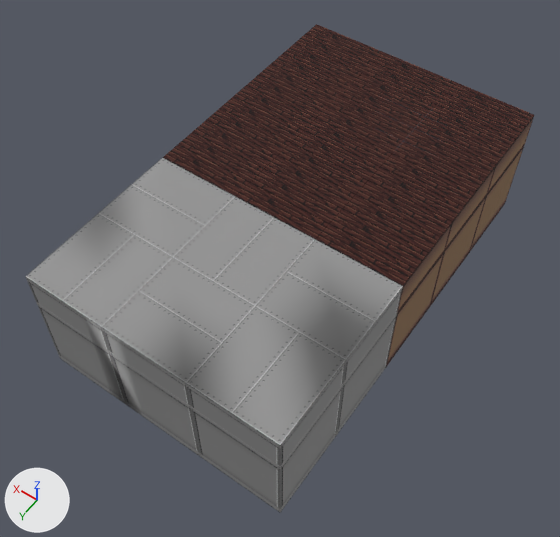
Renders of the OBJ model Art Assets/Models/treasury.obj from each side of a commit.
Camera for both pictures: a camera (50 mm lens) standing at (-3.35, 14.1, 9.49) and looking at (0.66, 8.48, 0.66). Arrows for +X, +Y and +Z are at lower left; the lights stay in place. The older version comes first. Where no turn or scale is listed for an object, it has been applied to the vertices. Vertices at exactly the same position are counted once.
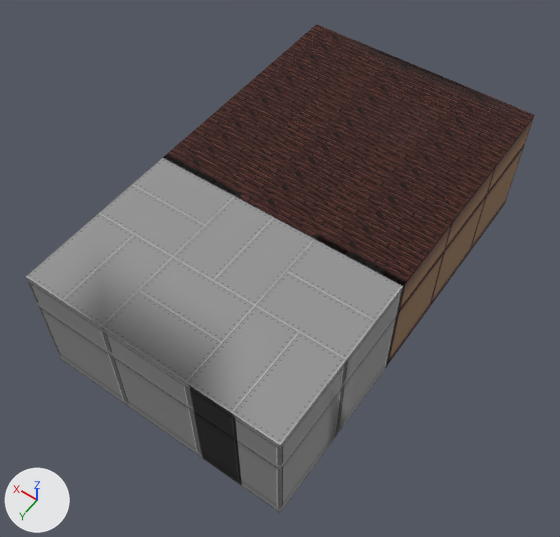
The change in detail:
me_default is used by ob_default; location (0.0, 0.0, 0.0).
me_default had 190 vertices, 310 faces and spanned x -1.28..2.56, y 4.8..11.2, z 0.0..1.92.
me_default now has 234 vertices, 386 faces and spans x -1.28..2.56, y 4.8..11.2, z 0.0..1.92.
me_default part 1: a new loose piece of 20 vertices spanning x 1.23..2.55, y 8.56..8.64, z 0.0..1.92, in mat_0.
Part 2, on me_default:
12 vertices are added at x -1.28..0.04, y 8.56..11.2, z 0.0.
12 new vertices lie (0.0, 0.0, 1.92) away from vertices in x -1.28..0.04, y 8.56..11.2, z 0.0.
40 new faces join them, mat_0.

Pixel boxes [x1, y1, x2, y2] of what changed, in the pictures (560 x 537 px):
part 1 of me_default, added
    after: [164, 155, 242, 198]
part 2 of me_default, added
    after: [189, 234, 404, 486]
